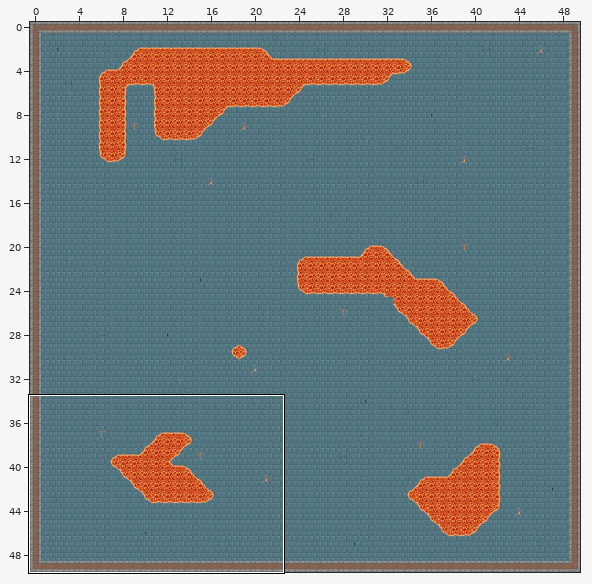
Two versions of a level (Tiled map, Assessment 3/Levels/level1 50x50.tmx). The first picture is a wide view before the edit; the outline marks the close-up.
Close-up. Old version:
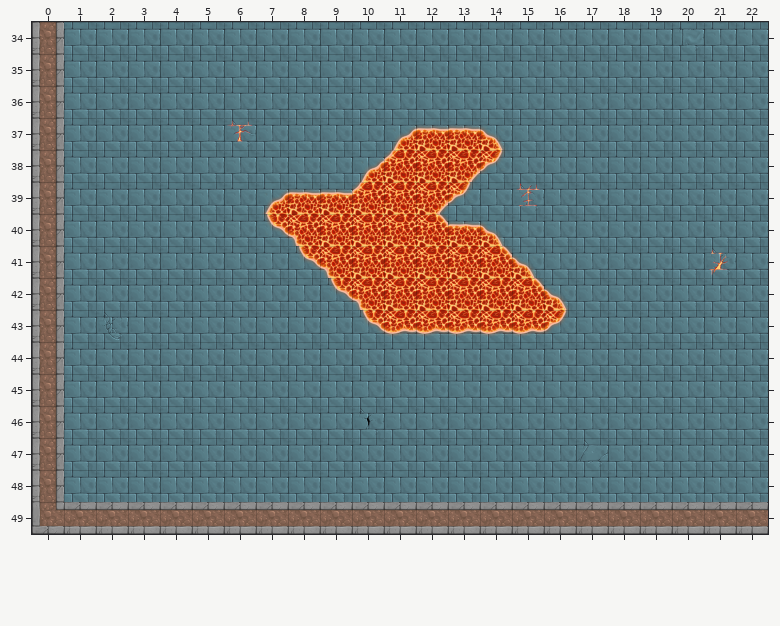
Cells are 64x64 px. Shown: x 0..22, y 34..49. The commit also changed other parts of the map, which this record leaves out.
After the commit:
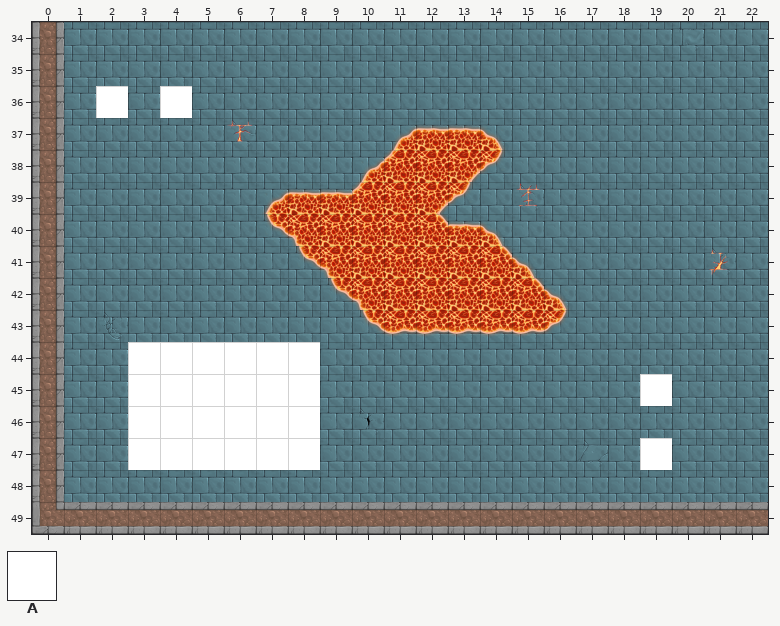
Key: from "All Tiles": A 64.
_ is an empty cell.
Tiles of an added or newly shown layer are drawn over the layers below it.
Changes in this commit:
Layer "Enemy" (added):
y 36: x 2 _ -> A; x 4 _ -> A
y 44: x 3..8 ______ -> AAAAAA
y 45: x 3..8 ______ -> AAAAAA; x 19 _ -> A
y 46: x 3..8 ______ -> AAAAAA
y 47: x 3..8 ______ -> AAAAAA; x 19 _ -> A
